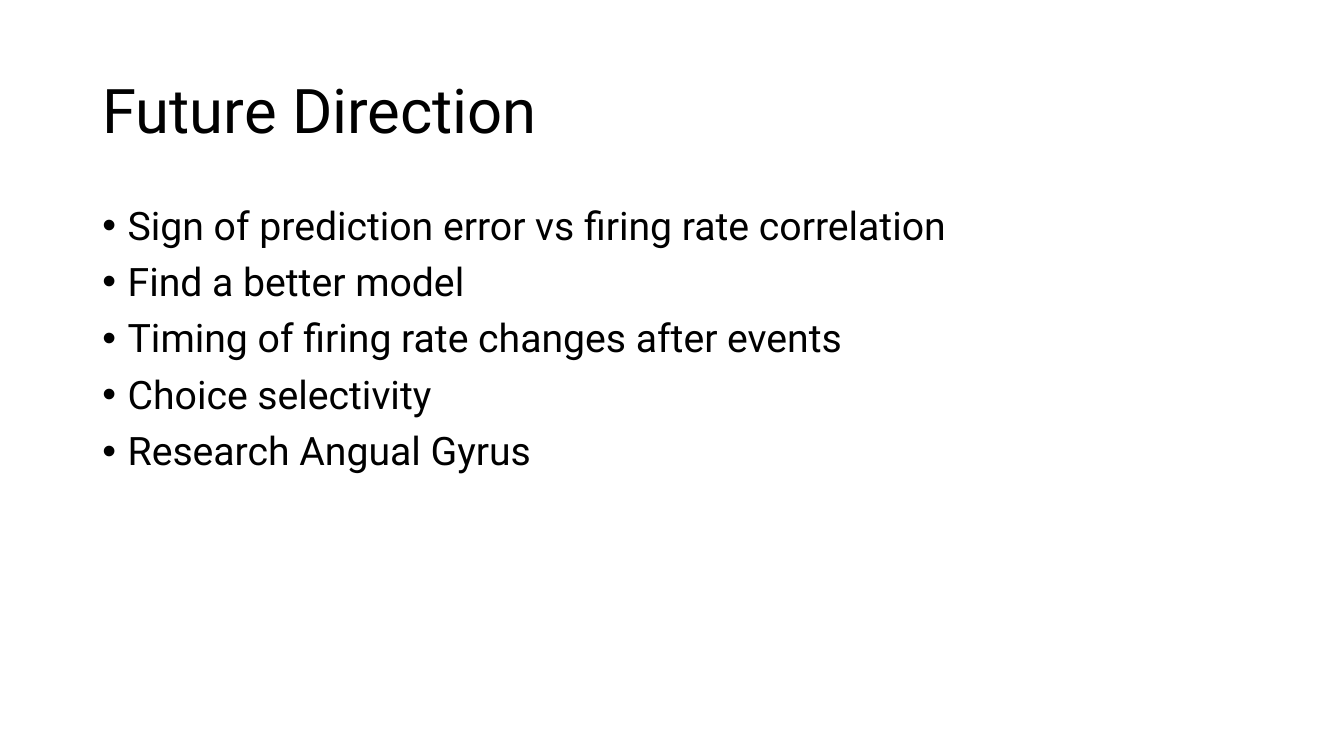
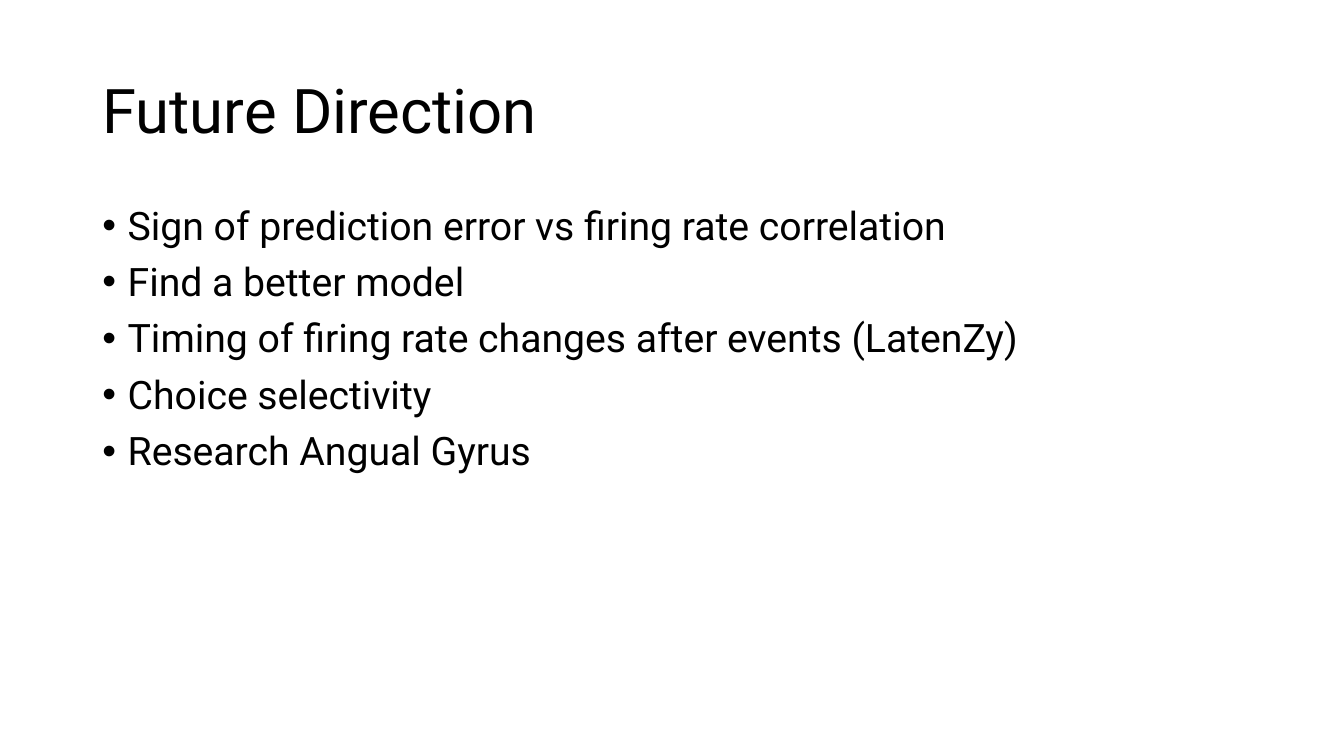
Before and after one commit to trNk27/Human_Data_Exploration, a slide deck: slide 44 of presentation/Prototype.pptx (slide 41 before the commit). Drawn at 1344x756 pixels with LibreOffice and Linux fonts; fonts in the diff are those of the drawing; background and template pictures are left out. Boxes give left, top, right and bottom in pixels: in the first picture for what was removed or moved away, otherwise in the second. Text is boxed around its words. In the diff, an @@ line names an element or a change of style, - is before the commit and + after.

```diff
--- a/presentation/Prototype.pptx
+++ b/presentation/Prototype.pptx
@@ text at box(128, 320, 1018, 361): text changed @@
-• Timing of firing rate changes after events
+• Timing of firing rate changes after events (LatenZy)
```
Also in this commit, not shown: 7 other slides changed, 5 slides added, 1 slide removed.
